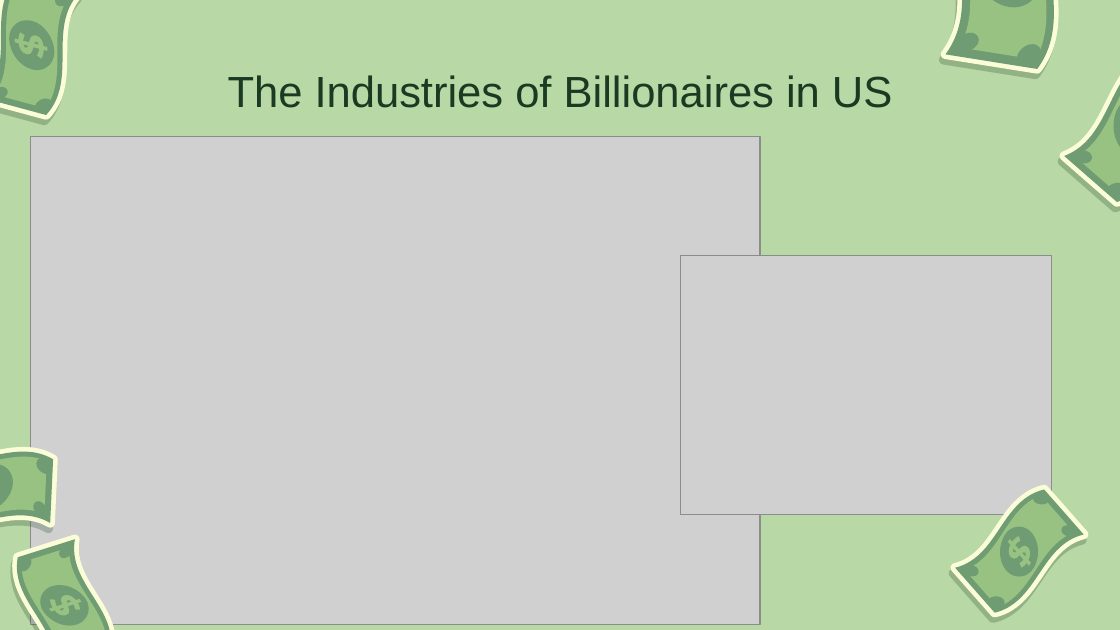
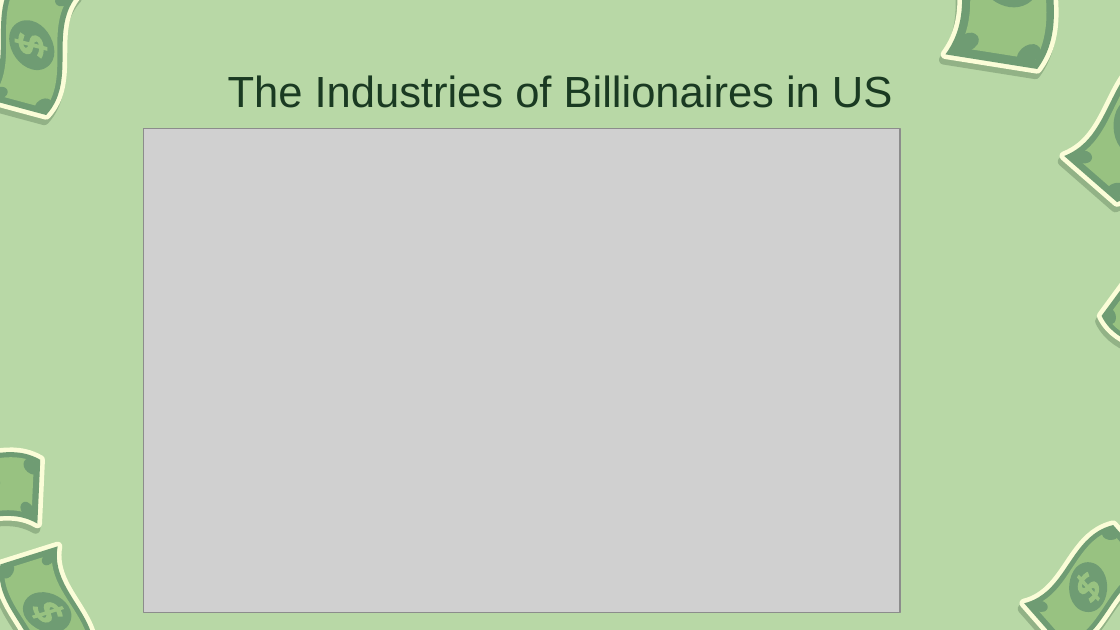
Before and after one commit to gialiubc/project_1, a slide deck: slide 7 of gia/who_are_the_billionaires.pptx. Drawn at 1120x630 pixels with LibreOffice and Linux fonts; fonts in the diff are those of the drawing; grey boxes stand for pictures; background and template pictures are left out. Boxes give left, top, right and bottom in pixels: in the first picture for what was removed or moved away, otherwise in the second. Text is boxed around its words. In the diff, an @@ line names an element or a change of style, - is before the commit and + after.

```diff
--- a/gia/who_are_the_billionaires.pptx
+++ b/gia/who_are_the_billionaires.pptx
@@ picture: place and size @@
-picture at (30,137,760,625)
+picture at (143,128,899,613)
@@ picture removed at (681,255,1052,514) @@
@@ freeform shape: place and size @@
-freeform shape at (875,251,1015,393)
+freeform shape at (1093,256,1120,397)
@@ freeform shape: place and size @@
-freeform shape at (875,251,1015,393)
+freeform shape at (1093,256,1120,397)
@@ freeform shape added at (1101,264,1120,389), fill #98C281 @@
@@ freeform shape at (1101,307,1120,326): rotation 148 to 46 degrees; outline redrawn @@
@@ 3 freeform shapes: place and size @@
-3 freeform shapes at (0,430,64,548)
+3 freeform shapes at (0,430,52,548)
@@ freeform shape removed at (0,467,4,506) @@
@@ 3 freeform shapes: place and size @@
-3 freeform shapes at (0,458,54,518)
+3 freeform shapes at (0,458,41,519)
@@ 8 freeform shapes: place and size @@
-8 freeform shapes at (943,482,1096,620)
+8 freeform shapes at (1012,517,1120,630)
@@ 5 freeform shapes: place and size @@
-5 freeform shapes at (14,536,114,630)
+5 freeform shapes at (0,544,97,630)
@@ freeform shape: place and size @@
-freeform shape at (58,542,74,560)
+freeform shape at (40,549,56,566)
@@ freeform shape: place and size @@
-freeform shape at (48,593,83,618)
+freeform shape at (30,599,65,625)
```
Also in this commit, not shown: 6 other slides changed, 2 slides removed.
